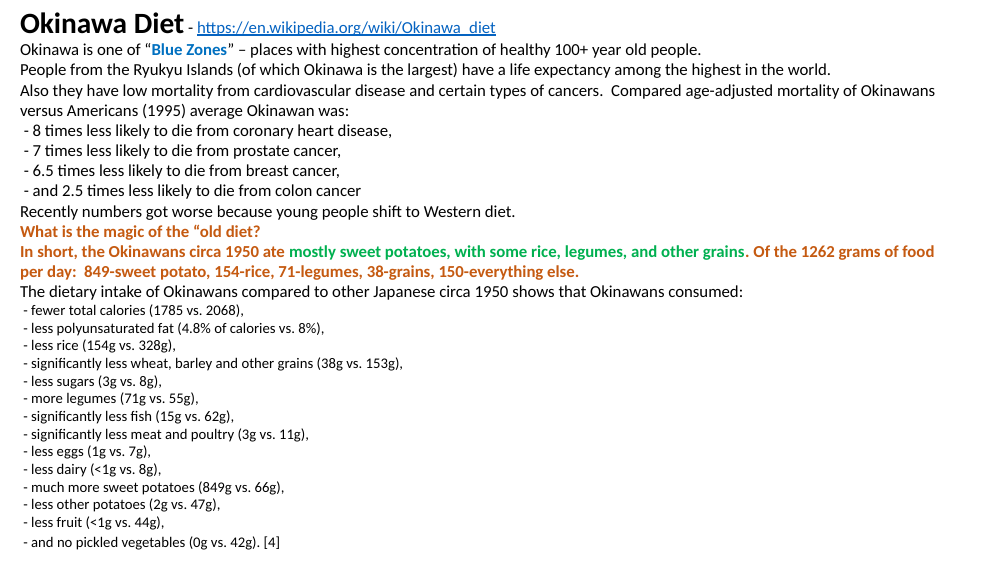
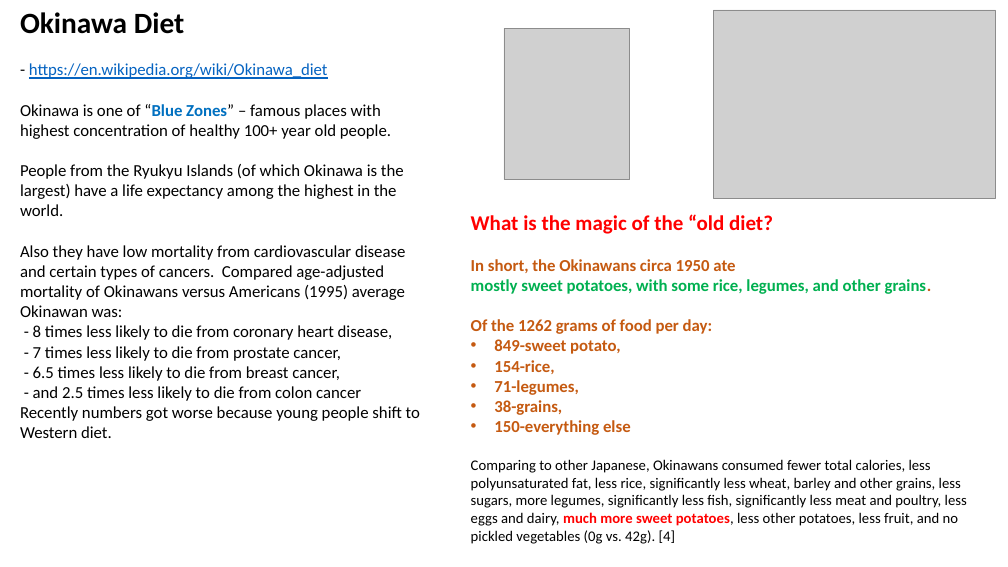
Before and after one commit to lselector/misc, a slide deck: slide 15 of _Life_Lose_Weight.pptx (slide 11 before the commit). Drawn at 1008x567 pixels with LibreOffice and Linux fonts; fonts in the diff are those of the drawing; grey boxes stand for pictures. Boxes give left, top, right and bottom in pixels: in the first picture for what was removed or moved away, otherwise in the second. Text is boxed around its words. In the diff, an @@ line names an element or a change of style, - is before the commit and + after.

```diff
--- a/_Life_Lose_Weight.pptx
+++ b/_Life_Lose_Weight.pptx
@@ text at box(20, 12, 405, 317): text changed @@
-Okinawa Diet - https://en.wikipedia.org/wiki/Okinawa_diet
-Okinawa is one of “Blue Zones” – places with highest concentration of healthy 100+ year old people.
-People from the Ryukyu Islands (of which Okinawa is the largest) have a life expectancy among the highest in the world.
-Also they have low mortality from cardiovascular disease and certain types of cancers. Compared age-adjusted mortality of Okinawans versus Americans (1995) average Okinawan was:
+Okinawa Diet
+- https://en.wikipedia.org/wiki/Okinawa_diet
+Okinawa is one of “Blue Zones” – famous places with
+highest concentration of healthy 100+ year old people.
+People from the Ryukyu Islands (of which Okinawa is the largest) have a life expectancy among the highest in the world.
+Also they have low mortality from cardiovascular disease
+and certain types of cancers. Compared age-adjusted mortality of Okinawans versus Americans (1995) average Okinawan was:
@@ picture added at box(504, 29, 630, 180) @@
@@ picture added at box(714, 10, 996, 198) @@
@@ text at box(20, 224, 934, 550): paragraphs removed @@
-What is the magic of the “old diet?
-In short, the Okinawans circa 1950 ate mostly sweet potatoes, with some rice, legumes, and other grains. Of the 1262 grams of food per day: 849-sweet potato, 154-rice, 71-legumes, 38-grains, 150-everything else.
-The dietary intake of Okinawans compared to other Japanese circa 1950 shows that Okinawans consumed:
-- fewer total calories (1785 vs. 2068),
-- less polyunsaturated fat (4.8% of calories vs. 8%),
-- less rice (154g vs. 328g),
-- significantly less wheat, barley and other grains (38g vs. 153g),
-- less sugars (3g vs. 8g),
-- more legumes (71g vs. 55g),
-- significantly less fish (15g vs. 62g),
-- significantly less meat and poultry (3g vs. 11g),
-- less eggs (1g vs. 7g),
-- less dairy (<1g vs. 8g),
-- much more sweet potatoes (849g vs. 66g),
-- less other potatoes (2g vs. 47g),
-- less fruit (<1g vs. 44g),
-- and no pickled vegetables (0g vs. 42g). [4]
@@ text added at box(471, 214, 967, 544), 14 pt, text #000000 @@
+What is the magic of the “old diet?
+In short, the Okinawans circa 1950 ate
+mostly sweet potatoes, with some rice, legumes, and other grains.
+Of the 1262 grams of food per day:
+• 849-sweet potato,
+• 154-rice,
+• 71-legumes,
+• 38-grains,
+• 150-everything else
+Comparing to other Japanese, Okinawans consumed fewer total calories, less polyunsaturated fat, less rice, significantly less wheat, barley and other grains, less sugars, more legumes, significantly less fish, significantly less meat and poultry, less eggs and dairy, much more sweet potatoes, less other potatoes, less fruit, and no pickled vegetables (0g vs. 42g). [4]
```
Also in this commit, not shown: 11 other slides changed, 5 slides added, 1 slide removed.
